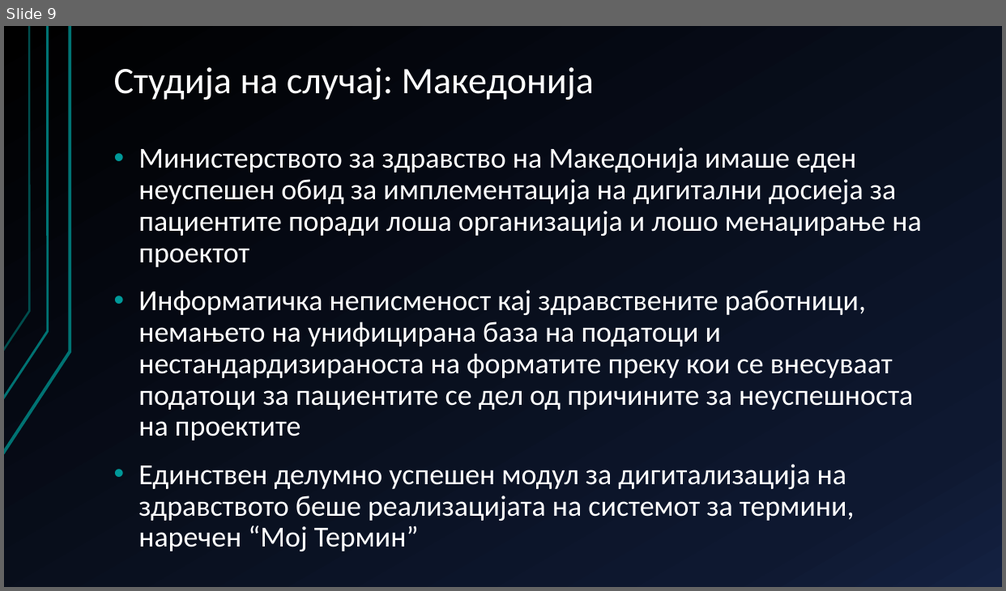
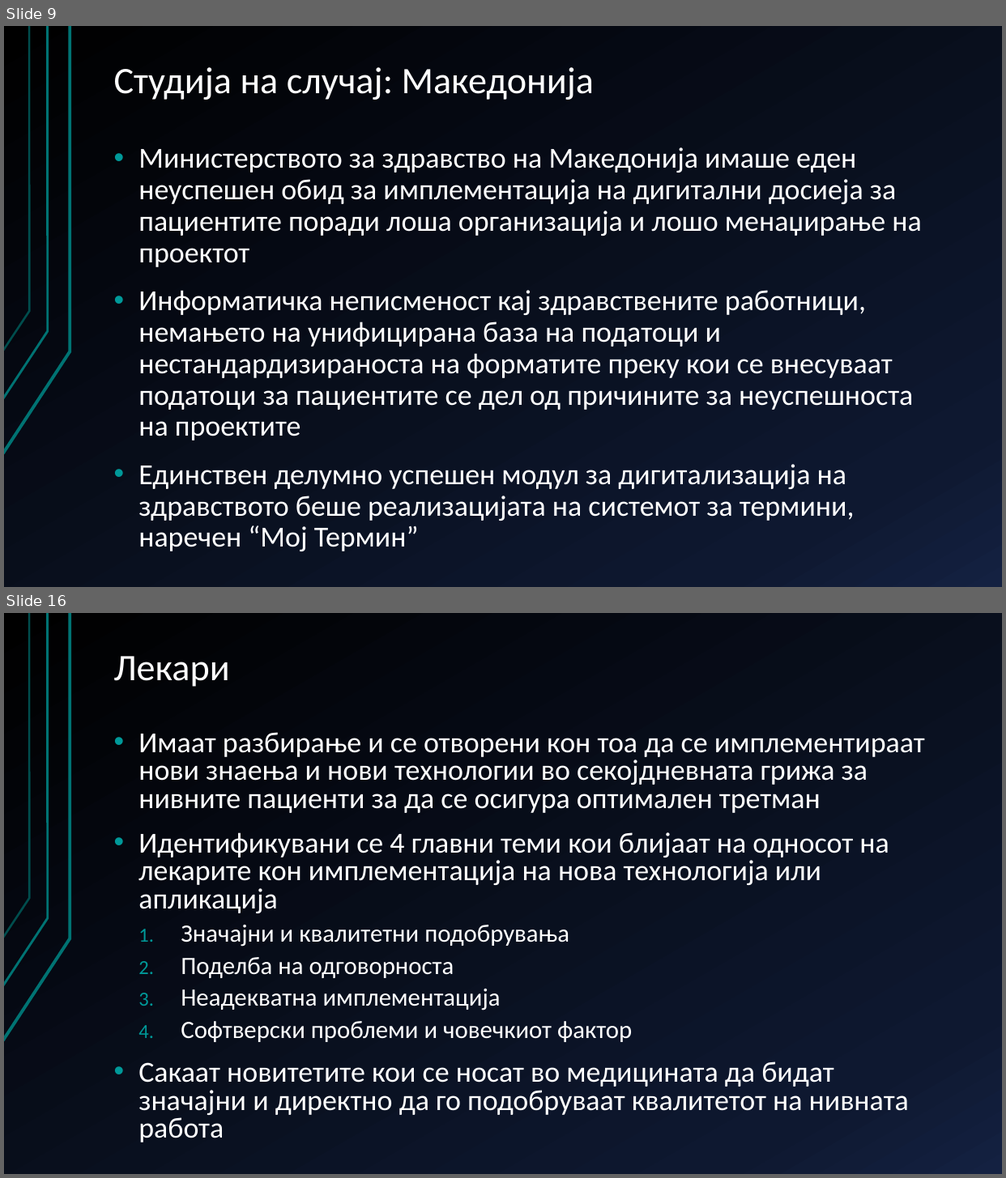
Before and after one commit to AlenDosev/Master, a slide deck: Master.pptx. Shown one above the other, each under a label of ours: slide 9 before the commit, slides 9 and 16 after it; the slides between them are not shown. The pictures are 1006x591 and 1006x1178 pixels, drawn with LibreOffice and Linux fonts; fonts in the diff are those of the drawing. Boxes give left, top, right and bottom in pixels: in the first picture for what was removed or moved away, otherwise in the second. Text is boxed around its words. In the diff, an @@ line names an element or a change of style, - is before the commit and + after.

```diff
--- a/Master.pptx
+++ b/Master.pptx
@@ slide 16 added at (4, 613, 1002, 1174), background gradient #000000 to #0F1931 to #142242; not listed: 3 template elements that a slide beside it also shows @@
@@ title added at (114, 656, 230, 687), 36 pt, text #FFFFFF @@
+Лекари
@@ text added at (138, 732, 925, 1143), 28 pt, text #FFFFFF @@
+• Имаат разбирање и се отворени кон тоа да се имплементираат нови знаења и нови технологии во секојдневната грижа за нивните пациенти за да се осигура оптимален третман
+• Идентификувани се 4 главни теми кои блијаат на односот на лекарите кон имплементација на нова технологија или апликација
+  1. Значајни и квалитетни подобрувања
+  2. Поделба на одговорноста
+  3. Неадекватна имплементација
+  4. Софтверски проблеми и човечкиот фактор
+• Сакаат новитетите кои се носат во медицината да бидат значајни и директно да го подобруваат квалитетот на нивната работа
```
Also in this commit, not shown: 1 slide changed, 7 other slides added, 8 slides removed, 1 other file.
